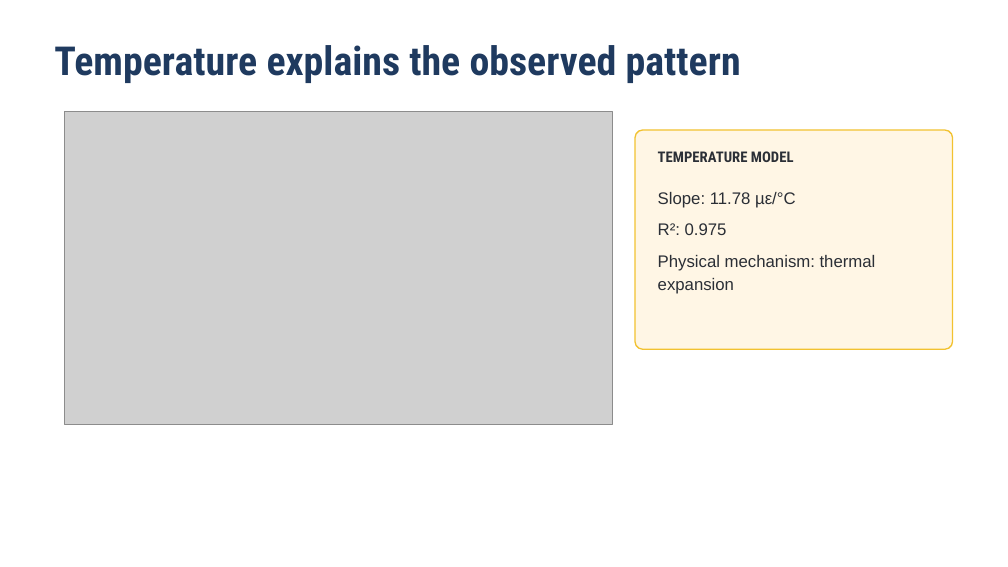
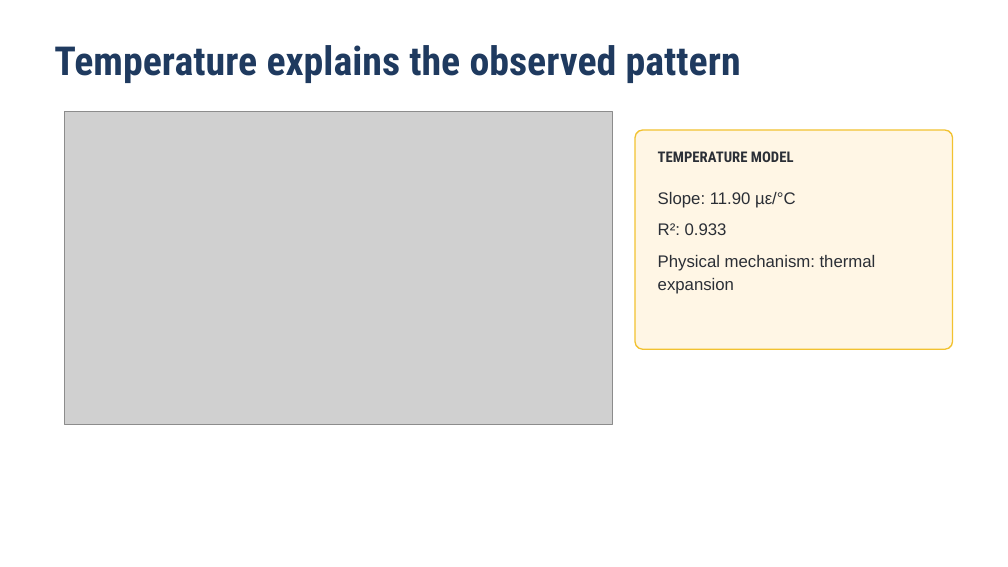
Before and after one commit to Stone-Arch-Collective/Design-and-AI, a slide deck: slide 3 of teaching-pack/12-M08-spurious-correlation/M08-instructor-reveal.pptx. Drawn at 1008x567 pixels with LibreOffice and Linux fonts; fonts in the diff are those of the drawing; grey boxes stand for pictures. Boxes give left, top, right and bottom in pixels: in the first picture for what was removed or moved away, otherwise in the second. Text is boxed around its words. In the diff, an @@ line names an element or a change of style, - is before the commit and + after.

```diff
--- a/teaching-pack/12-M08-spurious-correlation/M08-instructor-reveal.pptx
+++ b/teaching-pack/12-M08-spurious-correlation/M08-instructor-reveal.pptx
@@ text at [658, 192, 796, 235]: text changed @@
-Slope: 11.78 µε/°C
-R²: 0.975
+Slope: 11.90 µε/°C
+R²: 0.933
```
Also in this commit, not shown: 2 other slides changed, 7 other files.
